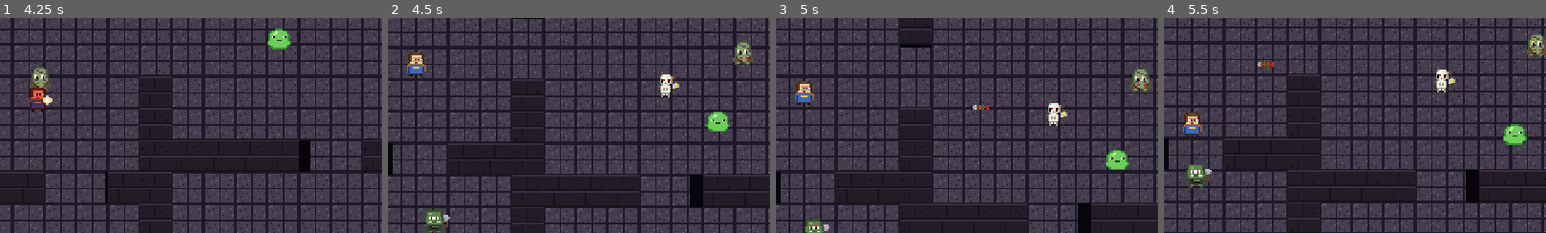
Above: before the commit, frames 1-4 (left to right).
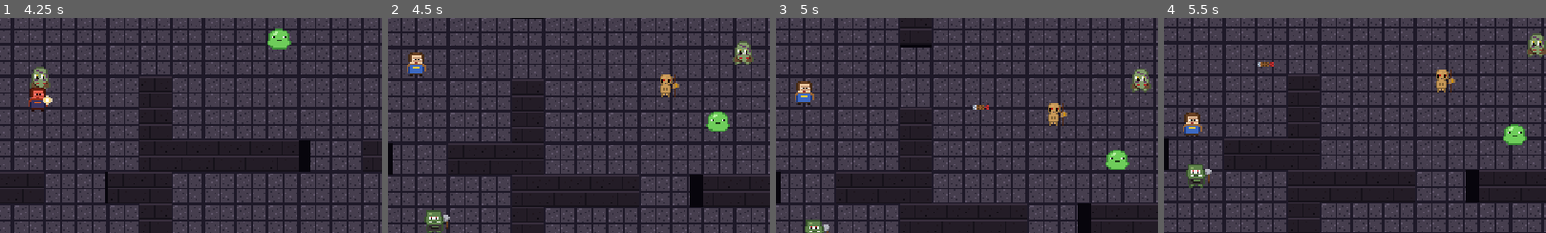
Above: after the commit, the same moments.

Repository: slartus/roguelike-game
Game: Godot game, scene res://scenes/main.tscn
Same seed, same stepped clock (60 frames per second), same inputs: the game is played once before the commit and once after it.
Inputs (mouse positions are % of the whole screen's width and height, from its top left):
- Up to frame 1 (4.25 s): tap Enter at 0.5 s; move the mouse to (72, 45) at 0.52 s; press the mouse at (72, 45) at 0.53 s; hold D (move_right) 0.53-1.25 s; release the mouse at (72, 45) at 1.25 s; drag from (30, 55) to (45, 70) at 1.27 s; move the mouse to (60, 28) at 2.02 s; hold D (move_right) 2.03-2.75 s; tap Alt at 2.1 s; drag from (45, 70) to (20, 35) at 2.77 s; move the mouse to (80, 65) at 3.52 s; press the mouse at (80, 65) at 3.53 s; hold A (move_left) from 3.53 s (still down)
- Up to frame 2 (4.5 s): release A (move_left) at 4.25 s; release the mouse at (80, 65) at 4.25 s; drag from (20, 35) to (31, 50) at 4.27 s
- Up to frame 3 (5 s): no input
- Up to frame 4 (5.5 s): move the mouse to (55, 50) at 5.02 s; hold S (move_down) from 5.03 s (still down); tap Alt at 5.1 s; click (55, 50) at 5.17 s
The pictures show only the part of the screen within x 23-73%, y 31-81%; the shares and areas given below are measured in that part.

Frame 1 is identical in both runs. In frame 2, 0.3% of the frame differs, in the area x 71-77%, y 26-37%; in frame 3, 0.3%; in frame 4, 0.3%.

Commit message:
feat(enemies): skeletons carry varied weapons, archers switch arrow tiers
New: scenes/enemies/skeleton_arsenal.gd — data-driven registry of weapon
variants (const Array of Dictionary). Adding a new "upgrade" tier
(magic dagger, poisoned arrow, elven bow, etc.) is now a one-line
append to MELEE_VARIANTS / ARROW_VARIANTS.

Skeleton (skeleton.gd extends enemy.gd) — on spawn picks a weighted
random variant: unarmed / dagger×wood-iron / sword×wood-iron. Applies
damage_bonus BEFORE super._ready() so Balance.scaled_damage runs on
the bumped value; tints the sprite so wooden vs iron reads visually
without new sprites.

Skeleton Archer (skeleton_archer.gd extends ranged_enemy.gd) — picks
wooden vs iron arrows on spawn, adds +damage bonus to each bullet.
Rather than duplicating _shoot(), ranged_enemy.gd now exposes a
_configure_bullet(bullet) hook that subclasses override — this is the
generic seam future upgrades (poison, homing, magic arrows) hang off of.

Translation keys: 7 new entries in strings.csv (5 skeleton + 2 archer),
.translation binaries regenerated. Guard test asserts every display_key
in the arsenal has a matching translation — prevents "raw KEY string
leaking to UI" on future additions.

Tests: 91/91 GUT passing (new test_skeleton_arsenal.gd covers all 5
melee kinds, iron>wood damage ordering, arrow variants, weighted pick
smoke, positive weights, i18n coverage).

Co-Authored-By: Claude Opus 4.7 (1M context) <noreply@anthropic.com>

Diff:
--- a/resources/translations/strings.csv
+++ b/resources/translations/strings.csv
@@ -18,9 +18,16 @@
 ENEMY_GOBLIN,"Goblin","Гоблин"
 ENEMY_ORC,"Orc","Орк"
 ENEMY_SKELETON,"Skeleton","Скелет"
+ENEMY_SKELETON_UNARMED,"Skeleton (unarmed)","Скелет (безоружный)"
+ENEMY_SKELETON_DAGGER_WOOD,"Skeleton (wooden dagger)","Скелет (деревянный кинжал)"
+ENEMY_SKELETON_DAGGER_IRON,"Skeleton (iron dagger)","Скелет (железный кинжал)"
+ENEMY_SKELETON_SWORD_WOOD,"Skeleton (wooden sword)","Скелет (деревянный меч)"
+ENEMY_SKELETON_SWORD_IRON,"Skeleton (iron sword)","Скелет (железный меч)"
 ENEMY_ZOMBIE,"Zombie","Зомби"
 ENEMY_SPIDER,"Spider","Паук"
 ENEMY_SKELETON_ARCHER,"Skeleton Archer","Скелет-лучник"
+ENEMY_SKELETON_ARCHER_WOOD,"Skeleton Archer (wooden arrows)","Скелет-лучник (деревянные стрелы)"
+ENEMY_SKELETON_ARCHER_IRON,"Skeleton Archer (iron arrows)","Скелет-лучник (железные стрелы)"
 ENEMY_LICH,"Lich","Лич"
 ENEMY_NECROMANCER,"Necromancer","Некромант"
 WEAPON_DAGGER,"Dagger","Кинжал"
--- a/scenes/enemies/ranged_enemy.gd
+++ b/scenes/enemies/ranged_enemy.gd
@@ -125,7 +125,14 @@
 	var bullet := bullet_scene.instantiate()
 	bullet.global_position = global_position
 	bullet.direction = direction
+	_configure_bullet(bullet)
 	get_tree().current_scene.add_child(bullet)
+
+# Hook для подклассов (например skeleton_archer.gd) — тюнить только
+# что созданный bullet перед добавлением в сцену: damage bonus,
+# статусные эффекты, homing, etc.
+func _configure_bullet(_bullet: Node) -> void:
+	pass
 
 func _find_player() -> Node2D:
 	var players := get_tree().get_nodes_in_group("player")
--- a/scenes/enemies/ranged_enemy.tscn
+++ b/scenes/enemies/ranged_enemy.tscn
@@ -1,6 +1,6 @@
 [gd_scene load_steps=5 format=3]
 
-[ext_resource type="Script" path="res://scenes/enemies/ranged_enemy.gd" id="1_ranged"]
+[ext_resource type="Script" path="res://scenes/enemies/skeleton_archer.gd" id="1_ranged"]
 [ext_resource type="PackedScene" path="res://scenes/bullets/arrow_bullet.tscn" id="2_ebullet"]
 [ext_resource type="Texture2D" path="res://assets/sprites/enemies/skeleton_archer.png" id="3_tex"]
 
--- /dev/null
+++ b/scenes/enemies/skeleton.gd
@@ -0,0 +1,19 @@
+extends "res://scenes/enemies/enemy.gd"
+
+# Скелет-меле с рандомным оружием: unarmed / dagger (wood, iron) /
+# sword (wood, iron). Разные оружия дают bonus к contact_damage
+# и подкрашивают спрайт tint'ом из SkeletonArsenal.
+
+const SkeletonArsenal = preload("res://scenes/enemies/skeleton_arsenal.gd")
+
+func _ready() -> void:
+	var variant: Dictionary = SkeletonArsenal.pick(SkeletonArsenal.MELEE_VARIANTS)
+	display_name = variant["display_key"]
+	# Bonus применяется ДО super._ready(), чтобы Balance.scaled_damage
+	# в базовом _ready увидел уже увеличенный contact_damage и умножил
+	# по этажу правильно.
+	contact_damage += variant["damage_bonus"]
+	super._ready()
+	var visual: Sprite2D = get_node_or_null("Visual") as Sprite2D
+	if visual != null:
+		visual.modulate = variant["tint"]
--- a/scenes/enemies/skeleton.tscn
+++ b/scenes/enemies/skeleton.tscn
@@ -1,6 +1,6 @@
 [gd_scene load_steps=4 format=3]
 
-[ext_resource type="Script" path="res://scenes/enemies/enemy.gd" id="1_enemy"]
+[ext_resource type="Script" path="res://scenes/enemies/skeleton.gd" id="1_enemy"]
 [ext_resource type="Texture2D" path="res://assets/sprites/enemies/skeleton.png" id="2_tex"]
 
 [sub_resource type="CircleShape2D" id="CircleShape2D_skeleton"]
--- /dev/null
+++ b/scenes/enemies/skeleton_archer.gd
@@ -0,0 +1,21 @@
+extends "res://scenes/enemies/ranged_enemy.gd"
+
+# Скелет-лучник со стрелами разного tier'а: wooden / iron. Iron даёт
+# +1 к damage выстрела и подкрашивает лучника серо-стальным tint'ом.
+
+const SkeletonArsenal = preload("res://scenes/enemies/skeleton_arsenal.gd")
+
+var _arrow_damage_bonus: int = 0
+
+func _ready() -> void:
+	var variant: Dictionary = SkeletonArsenal.pick(SkeletonArsenal.ARROW_VARIANTS)
+	display_name = variant["display_key"]
+	_arrow_damage_bonus = variant["damage_bonus"]
+	super._ready()
+	var visual: Sprite2D = get_node_or_null("Visual") as Sprite2D
+	if visual != null:
+		visual.modulate = variant["tint"]
+
+func _configure_bullet(bullet: Node) -> void:
+	if _arrow_damage_bonus != 0 and bullet.get("damage") != null:
+		bullet.damage += _arrow_damage_bonus
--- /dev/null
+++ b/scenes/enemies/skeleton_arsenal.gd
@@ -0,0 +1,72 @@
+extends RefCounted
+
+# Реестр вариантов оружия для скелетов. Расширяется добавлением
+# новых записей в MELEE_VARIANTS / ARROW_VARIANTS — новые «улучшалки»
+# просто кладутся сюда с нужными damage_bonus / weight / tint.
+#
+# Формат одной записи (Dictionary):
+#   display_key : String — i18n-ключ для UI/log
+#   damage_bonus: int    — прибавка к contact_damage / bullet damage
+#   weight      : float  — вес в weighted-random выборе
+#   tint        : Color  — modulate спрайта, чтобы визуально различать
+
+const MELEE_VARIANTS: Array = [
+	{
+		"display_key": "ENEMY_SKELETON_UNARMED",
+		"damage_bonus": 0,
+		"weight": 0.30,
+		"tint": Color(1.0, 1.0, 1.0),
+	},
+	{
+		"display_key": "ENEMY_SKELETON_DAGGER_WOOD",
+		"damage_bonus": 1,
+		"weight": 0.22,
+		"tint": Color(0.85, 0.65, 0.4),
+	},
+	{
+		"display_key": "ENEMY_SKELETON_DAGGER_IRON",
+		"damage_bonus": 2,
+		"weight": 0.18,
+		"tint": Color(0.78, 0.85, 0.95),
+	},
+	{
+		"display_key": "ENEMY_SKELETON_SWORD_WOOD",
+		"damage_bonus": 2,
+		"weight": 0.16,
+		"tint": Color(0.75, 0.55, 0.3),
+	},
+	{
+		"display_key": "ENEMY_SKELETON_SWORD_IRON",
+		"damage_bonus": 3,
+		"weight": 0.14,
+		"tint": Color(0.68, 0.78, 0.9),
+	},
+]
+
+const ARROW_VARIANTS: Array = [
+	{
+		"display_key": "ENEMY_SKELETON_ARCHER_WOOD",
+		"damage_bonus": 0,
+		"weight": 0.6,
+		"tint": Color(0.85, 0.65, 0.4),
+	},
+	{
+		"display_key": "ENEMY_SKELETON_ARCHER_IRON",
+		"damage_bonus": 1,
+		"weight": 0.4,
+		"tint": Color(0.78, 0.85, 0.95),
+	},
+]
+
+static func pick(variants: Array) -> Dictionary:
+	assert(variants.size() > 0, "pick() from empty arsenal")
+	var total: float = 0.0
+	for v in variants:
+		total += v["weight"]
+	var roll: float = randf() * total
+	var acc: float = 0.0
+	for v in variants:
+		acc += v["weight"]
+		if roll <= acc:
+			return v
+	return variants[variants.size() - 1]
--- a/test/unit/test_enemy_scenes.gd
+++ b/test/unit/test_enemy_scenes.gd
@@ -17,6 +17,10 @@
 		"max_health": 8, "speed": 28.0, "contact_damage": 3,
 		"xp_reward": 14, "gold_reward": 4, "pickup_drop_chance": 0.22,
 	},
+	# NB: raw @export values из .tscn. skeleton.gd::_ready увеличивает
+	# contact_damage на weapon-bonus (см. skeleton_arsenal.gd), но тут
+	# instance.free() без add_child — _ready не отработает, значения
+	# остаются базовыми.
 	"res://scenes/enemies/skeleton.tscn": {
 		"max_health": 3, "speed": 50.0, "contact_damage": 2,
 		"xp_reward": 7, "gold_reward": 2, "pickup_drop_chance": 0.15,
--- /dev/null
+++ b/test/unit/test_skeleton_arsenal.gd
@@ -0,0 +1,65 @@
+extends GutTest
+
+# Регресс для skeleton_arsenal.gd — таблиц weapon-вариантов и
+# weighted-random выбора.
+
+const Arsenal = preload("res://scenes/enemies/skeleton_arsenal.gd")
+
+func test_melee_variants_include_all_five_kinds() -> void:
+	var variants: Array = Arsenal.MELEE_VARIANTS
+	assert_eq(variants.size(), 5,
+		"должно быть 5 вариантов: unarmed + dagger×2 + sword×2")
+	var keys: Array = []
+	for v in variants:
+		keys.append(v["display_key"])
+	assert_true(keys.has("ENEMY_SKELETON_UNARMED"))
+	assert_true(keys.has("ENEMY_SKELETON_DAGGER_WOOD"))
+	assert_true(keys.has("ENEMY_SKELETON_DAGGER_IRON"))
+	assert_true(keys.has("ENEMY_SKELETON_SWORD_WOOD"))
+	assert_true(keys.has("ENEMY_SKELETON_SWORD_IRON"))
+
+func test_melee_variants_have_ascending_damage_by_tier() -> void:
+	var by_key: Dictionary = {}
+	for v in Arsenal.MELEE_VARIANTS:
+		by_key[v["display_key"]] = v
+	assert_eq(by_key["ENEMY_SKELETON_UNARMED"]["damage_bonus"], 0)
+	assert_gt(
+		by_key["ENEMY_SKELETON_DAGGER_IRON"]["damage_bonus"],
+		by_key["ENEMY_SKELETON_DAGGER_WOOD"]["damage_bonus"])
+	assert_gt(
+		by_key["ENEMY_SKELETON_SWORD_IRON"]["damage_bonus"],
+		by_key["ENEMY_SKELETON_SWORD_WOOD"]["damage_bonus"])
+
+func test_arrow_variants_wood_and_iron_only() -> void:
+	var variants: Array = Arsenal.ARROW_VARIANTS
+	assert_eq(variants.size(), 2)
+	var by_key: Dictionary = {}
+	for v in variants:
+		by_key[v["display_key"]] = v
+	assert_true(by_key.has("ENEMY_SKELETON_ARCHER_WOOD"))
+	assert_true(by_key.has("ENEMY_SKELETON_ARCHER_IRON"))
+	assert_eq(by_key["ENEMY_SKELETON_ARCHER_WOOD"]["damage_bonus"], 0)
+	assert_gt(by_key["ENEMY_SKELETON_ARCHER_IRON"]["damage_bonus"], 0)
+
+func test_pick_always_returns_a_variant() -> void:
+	for i in 30:
+		var v: Dictionary = Arsenal.pick(Arsenal.MELEE_VARIANTS)
+		assert_gt(v["weight"], 0.0)
+		assert_true(v.has("display_key"))
+		assert_true(v.has("damage_bonus"))
+		assert_true(v.has("tint"))
+
+func test_all_weights_positive() -> void:
+	for arsenal in [Arsenal.MELEE_VARIANTS, Arsenal.ARROW_VARIANTS]:
+		for v in arsenal:
+			assert_gt(v["weight"], 0.0, "%s weight" % v["display_key"])
+
+func test_every_display_key_has_a_translation() -> void:
+	# Гарантия что при добавлении нового варианта разработчик
+	# не забыл положить перевод в resources/translations/strings.csv:
+	# tr(unknown_key) в Godot возвращает сам ключ.
+	for arsenal in [Arsenal.MELEE_VARIANTS, Arsenal.ARROW_VARIANTS]:
+		for v in arsenal:
+			var key: String = v["display_key"]
+			assert_ne(tr(key), key,
+				"нет перевода для %s — добавь строку в strings.csv" % key)
Binary file changed: resources/translations/strings.en.translation
Binary file changed: resources/translations/strings.ru.translation
Not shown, added: test/unit/test_boss_volley.gd.uid
Not shown, added: test/unit/test_hud_log.gd.uid
Not shown, added: test/unit/test_portal_animation.gd.uid
Not shown, changed: docs/gamedesign/enemies.md
